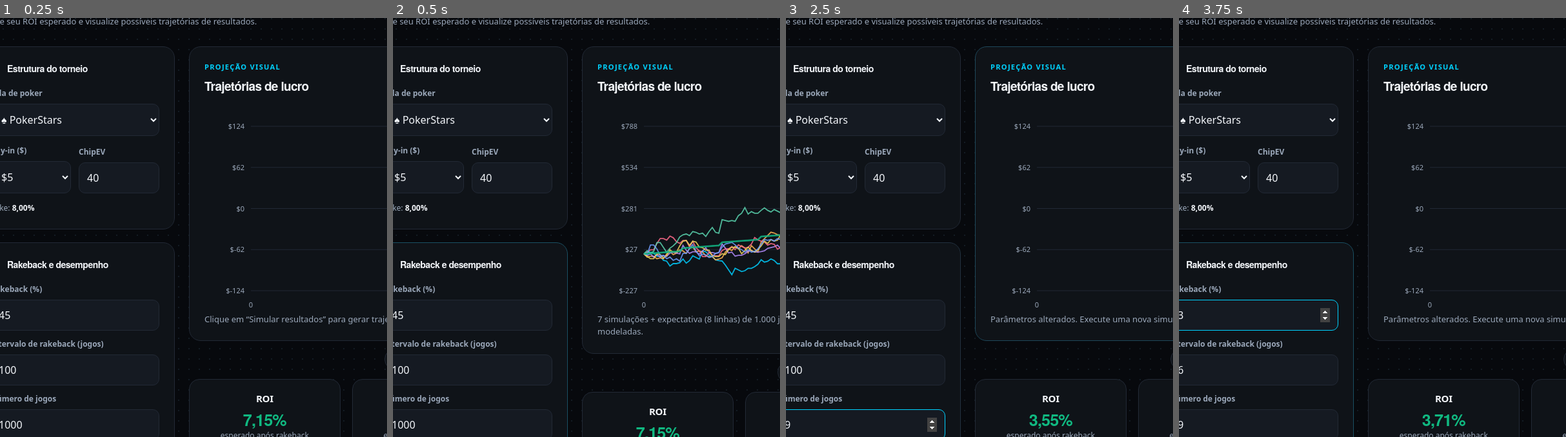
Above: before the commit, frames 1-4 (left to right).
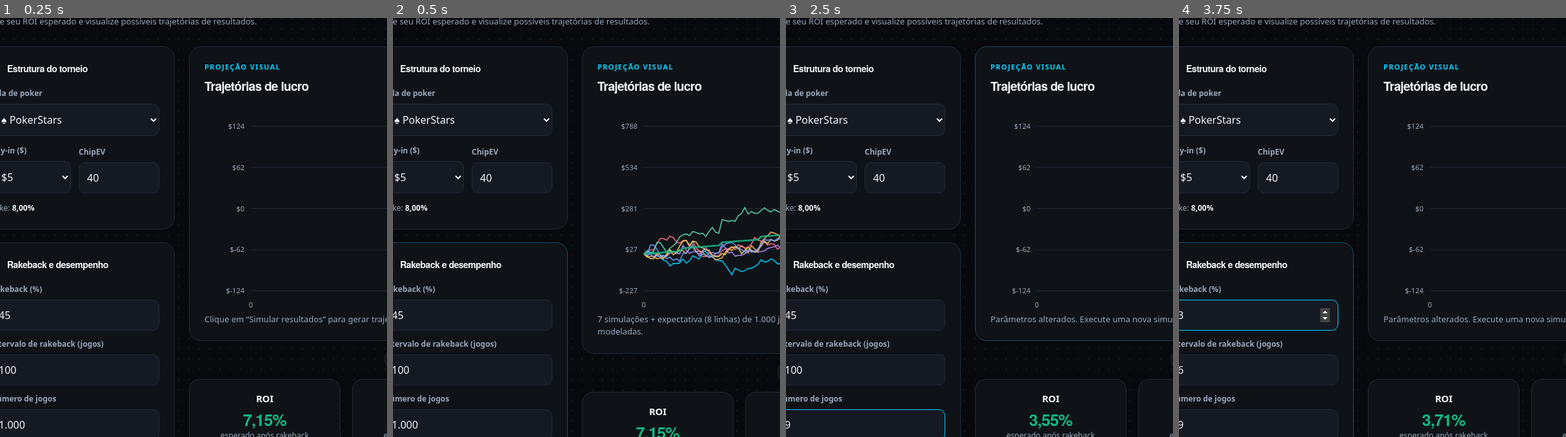
Above: after the commit, the same moments.

Repository: zivvver/izgame
Game: browser game, page spins.html
The game is run twice, just before and just after one commit, with the same random seed, the same clock (stepped at 60 frames per second) and the same inputs.
Inputs (mouse positions are % of the whole screen's width and height, from its top left):
- Up to frame 1 (0.25 s): no input
- Up to frame 2 (0.5 s): click "▶ Executar simulações" at 0.27 s
- Up to frame 3 (2.5 s): click (50, 60) at 1.07 s; click "Ativar tema claro" at 1.27 s; click (30, 40) at 1.67 s; click "Ativar tema escuro" at 1.87 s; click "Expectativa" at 2.02 s; click (70, 35) at 2.27 s; click (18, 65) at 2.47 s; type "9" at 2.47 s
- Up to frame 4 (3.75 s): tap Enter at 2.5, 3.1, 3.7 s; click (65, 70) at 2.87 s; click (18, 59) at 3.07 s; type "6" at 3.07 s; click (25, 75) at 3.47 s; click (18, 52) at 3.67 s; type "3" at 3.67 s
The pictures show only the part of the screen within x 9-59%, y 17-67%; the shares and areas given below are measured in that part.

The runs differ from the first frame. In frame 1, less than 0.1% of the frame differs, in the area x 1-7%, y 96-98%; in frame 2, less than 0.1%; in frame 3, less than 0.1%, in the area x 36-39%, y 95-99%; in frame 4, nothing differs.

Commit message:
Update spins.html

Diff:
--- a/spins.html
+++ b/spins.html
@@ -507,7 +507,7 @@
 <a href="index.html#salas">Salas de Poker</a><a href="index.html#criterios">Metodologia</a><a href="index.html#guias">Guias &amp; Estratégia</a><a href="forum.html">Fórum</a><a href="index.html#rewards">Rewards</a>
 </nav>
 </div>
-</header><main><div class="heading"><div><div class="eyebrow …(1614 unchanged characters)… úmero de jogos</label><input id="games" max="100000" min="1" step="100" type="number" value="1000"/></div><div class="muted" style="ma …(5675 unchanged characters)…
+</header><main><div class="heading"><div><div class="eyebrow …(1614 unchanged characters)… úmero de jogos</label><input id="games" inputmode="numeric" autocomplete="off" maxlength="9" type="text" value="1.000" aria-label="Número de jogos, máximo 1.500.000"/></div><div class="muted" style="ma …(5675 unchanged characters)…
 (()=>{const h=document.querySelector('.header-wrap');if(!h)return;
 const lang=h.querySelector('#iz-lang-trigger'),menu=h.querySelector('#iz-lang-menu');
 lang?.addEventListener('click',()=>{const open=menu.hidden;menu.hidden=!open;lang.setAttribute('aria-expanded',String(open))});
@@ -519,8 +519,9 @@
 })();
 </script><script>
 (()=>{'use strict';const canvas=document.querySelector('#izgame-dots'),ctx=canvas.getContext('2d',{alpha:true});if(!ctx …(1411 unchanged characters)…
-</script><script>const $=id=>document.getElementById(id),N=id=>Number($(id).value);
+</script><script>const $=id=>document.getElementById(id),N=id=>Number(String($(id).value).replace(/\./g,'').replace(/\s/g,''));
 const DEN=10000000;
+const MAX_GAMES=1500000;
 const COMMON=[100000,7500,1000,500,1];
 // Frequências em ordem: 2x,3x,4x,5x,10x,25x,50x,100x, jackpot
 const DATA={
@@ -563,7 +564,7 @@
 }
 let resultMode="post";
 function probabilities(){const rs=rows(),avg=rs.reduce((v,r)=>v+r.f/DEN*r.stack,0),cev=clamp(N('cev'),-avg,2*avg);$('avgstack').textContent=num(avg);const first=clamp(1/3+cev/(3*avg),0,1),second=clamp((1-first)/2+cev/(32*avg),0,1-first);return [first,second,1-first-second]}
-function calculate(){const b=N('buy'),d=DATA[String(b)],p=probabilities(),rs=rows(),rb=clamp(N('rb')/100,0,1),games=Math.max(1,Math.floor(clamp(N('games'),1,100000))),cash=rs.reduce((a,row)=>a+row.f …(232 unchanged characters)…
+function calculate(){const b=N('buy'),d=DATA[String(b)],p=probabilities(),rs=rows(),rb=clamp(N('rb')/100,0,1),games=Math.max(1,Math.floor(clamp(N('games'),1,1500000))),cash=rs.reduce((a,row)=>a+row.f …(232 unchanged characters)…
 ['p1','p2','p3'].forEach((id,i)=>$(id).textContent=pct(p[i]));
 const post=resultMode==='post';
 const shownROI=roi+(post?paidRebate/games/b:0);
@@ -655,13 +656,13 @@
  }
  ctx.textAlign='center';ctx.fillStyle=getComputedStyle(document.body).getPropertyValue('--muted');
  ctx.fillText('0',pad.l,h-9);ctx.fillText('Jogos',w/2,h-9);
- ctx.fillText(num(clamp(N('games'),1,100000)),w-pad.r-20,h-9);
+ ctx.fillText(num(clamp(N('games'),1,1500000)),w-pad.r-20,h-9);
 }
 const chartColors=['#00CFFF','#FFB454','#B58CFF','#FF6B8B','#5BD6B1','#F0D65C','#6F9FFF','#12B886'];
 let hoveredLine=-1,hoveredStep=0;
 function chartGeometry(){const c=$('chart'),r=c.getBoundingClientRect(),pad={l:72,r:14,t:20,b:35};const values=paths?ch …(346 unchanged characters)…
 const chart=$('chart'),tip=$('chartTooltip');
-chart.addEventListener('pointermove',e=>{if(!paths)return;co …(530 unchanged characters)… paths.length-1;const played=Math.floor(Number($('games').value)*step/120);tip.innerHTML='<strong style …(376 unchanged characters)…
+chart.addEventListener('pointermove',e=>{if(!paths)return;co …(530 unchanged characters)… paths.length-1;const played=Math.floor(N('games')*step/120);tip.innerHTML='<strong style …(376 unchanged characters)…
 chart.addEventListener('pointerleave',()=>{hoveredLine=-1;tip.hidden=true;draw()});
 const buy=$('buy');buy.innerHTML=Object.keys(DATA).sort((a,b)=>Number(a)-Number(b)).map(x=>`<option value="${x}">$${Number(x).toLocaleString('en-US',{maximumFractionDigits:2})}</option>`).join('');buy.value='5';
 function refresh(){riskJob++;riskSamples=null;cancelChartAnimation();clearInsights();paths=null;simulationConfig=null;hoveredLine=-1;tip.hidden=true;calculate();draw();$('chartStatus').textContent='Parâmetros alterados. Execute uma nova simulação.'}
@@ -690,8 +691,9 @@
 function updateMonteCarloLabels(v){
  if(!riskSamples || riskSamples.games!==v.games){
   $('lossChance').textContent='Calculando…';
-  $('lossContext').textContent='Amostragem Monte Carlo em andamento';
+  $('lossContext').textContent=v.games>20000?'Estimativa indisponível acima de 20.000 jogos (limite de processamento)':'Amostragem Monte Carlo em andamento';
   $('games95').textContent='—';
+  if(v.games>20000)$('lossSampleNote').textContent='Reduza para até 20.000 jogos para estimar o risco';
   return;
  }
  const rebate=(resultMode==='post'?Math.floor(v.games/v.interval)*v.interval*v.rebate:0);
@@ -709,6 +711,14 @@
 }
 function estimateLossMonteCarlo(v){
  const job=++riskJob;
+ if(v.games>20000){
+  riskSamples=null;
+  $('lossChance').textContent='—';
+  $('lossContext').textContent='Estimativa indisponível acima de 20.000 jogos (limite de processamento)';
+  $('games95').textContent='—';
+  $('lossSampleNote').textContent='Reduza para até 20.000 jogos para estimar o risco';
+  return;
+ }
  riskSamples=null;
  updateMonteCarloLabels(v);
  const outcomes=[],cdf=[];let total=0;
@@ -747,6 +757,25 @@
 
 $('modePre').addEventListener('click',()=>setResultMode('pre'));
 $('modePost').addEventListener('click',()=>setResultMode('post'));
+// Formatação de milhar em tempo real, preservando a posição do cursor.
+$('games').addEventListener('input',function(){
+ const original=this.value;
+ const before=this.selectionStart??original.length;
+ const digitPos=(original.slice(0,before).match(/\d/g)||[]).length;
+ const digits=original.replace(/\D/g,'').replace(/^0+(?=\d)/,'').slice(0,7);
+ const amount=digits?Math.min(MAX_GAMES,Number(digits)):null;
+ const formatted=amount===null?'':new Intl.NumberFormat('pt-BR').format(amount);
+ this.value=formatted;
+ let cursor=0,seen=0;
+ while(cursor<formatted.length&&seen<digitPos){if(/\d/.test(formatted[cursor]))seen++;cursor++;}
+ this.setSelectionRange(cursor,cursor);
+});
+$('games').addEventListener('change',()=>{
+ const field=$('games');
+ const n=N('games');
+ field.value=new Intl.NumberFormat('pt-BR').format(Math.max(1,Math.min(MAX_GAMES,Number.isFinite(n)?Math.floor(n):1)));
+ field.dispatchEvent(new Event('input',{bubbles:true}));
+});
 $('run').onclick=simulate;window.izgameRedrawChart=draw;addEventListener('resize',draw);
 for(const [stake,d] of Object.entries(DATA)){if(d.f.reduce((a,b)=>a+b,0)!==DEN)console.error('Frequências inválidas',stake)}calculate();draw();
 </script><script>
@@ -766,7 +795,7 @@
  if('ResizeObserver' in window)new ResizeObserver(syncHeight).observe(leftColumn);
  window.addEventListener('resize',syncHeight,{passive:true});
  const update=()=>{
-  const n=Number(byId('games')?.value||0);
+  const n=Number(String(byId('games')?.value||0).replace(/\./g,''));
   if(byId('insightVolume'))byId('insightVolume').textContent=new Intl.NumberFormat('pt-BR').format(n)+' jogos';
   const post=byId('modePost')?.getAttribute('aria-pressed')==='true';
   if(byId('insightMode'))byId('insightMode').textContent=post?'PÓS · com rakeback':'PRÉ · sem rakeback';
